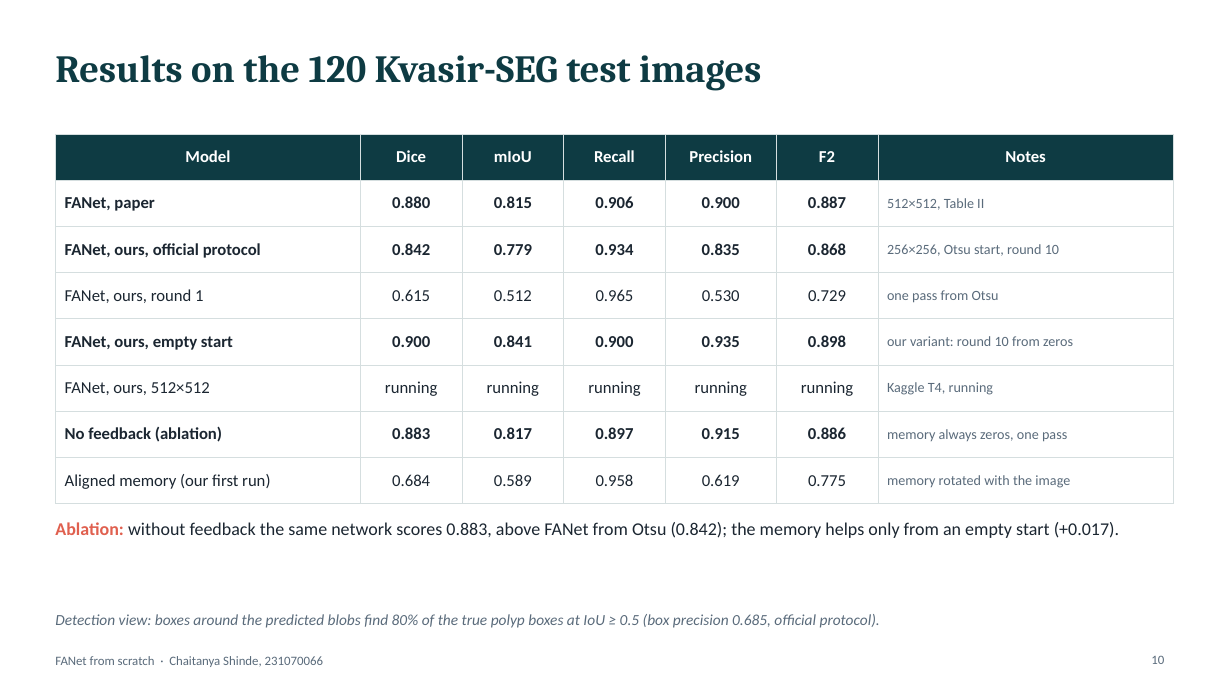
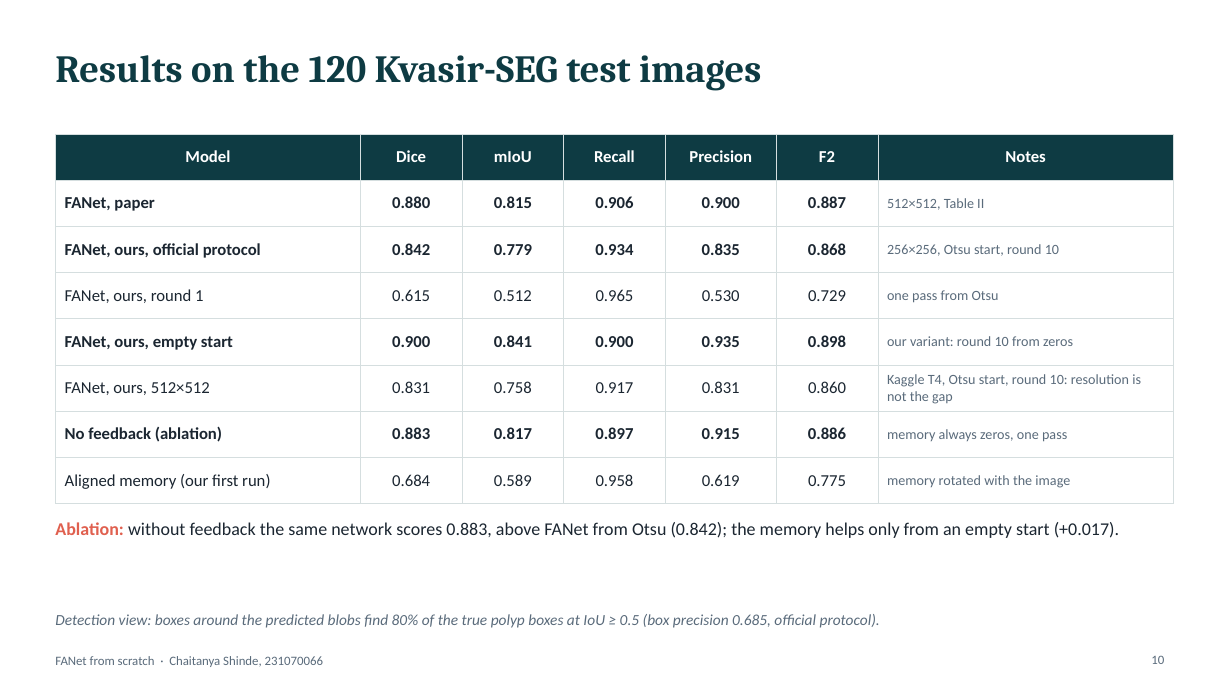
Before and after one commit to Chaitanya-666/DLproject, a slide deck: slide 10 of presentation/FANet_ChaitanyaShinde_231070066.pptx. Drawn at 1232x693 pixels with LibreOffice and Linux fonts; fonts in the diff are those of the drawing. Boxes give left, top, right and bottom in pixels: in the first picture for what was removed or moved away, otherwise in the second. Text is boxed around its words. In the diff, an @@ line names an element or a change of style, - is before the commit and + after.

```diff
--- a/presentation/FANet_ChaitanyaShinde_231070066.pptx
+++ b/presentation/FANet_ChaitanyaShinde_231070066.pptx
@@ table at [55, 134, 1174, 493] @@
-row 6: FANet, ours, 512×512 | running | running | running | running | running | Kaggle T4, running
+row 6: FANet, ours, 512×512 | 0.831 | 0.758 | 0.917 | 0.831 | 0.860 | Kaggle T4, Otsu start, round 10: resolution is not the gap
```
Also in this commit, not shown: 1 other slide changed, 1 other file.
